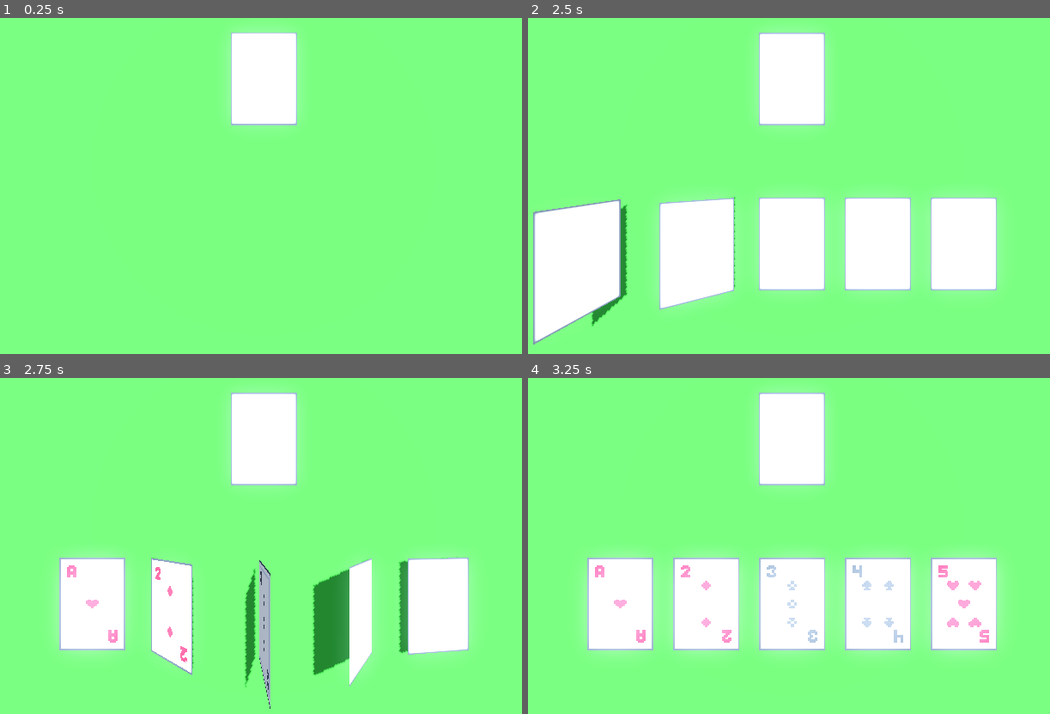
Above: before the commit, frames 1-4 (two rows, left to right).
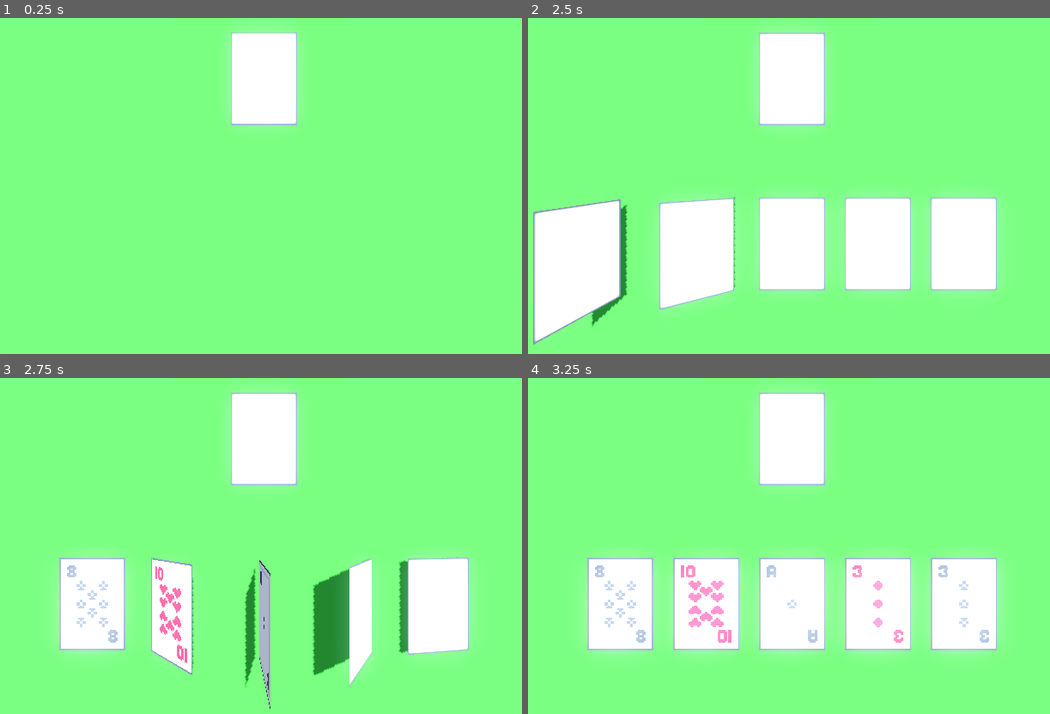
Above: after the commit, the same moments.

Repository: kjerosky/jacks-or-better
Game: Godot game, scene res://game.tscn
Two runs of this game, one before a commit and one after it. Both use one fixed random seed, a clock stepped at 60 frames per second and the inputs below.
Inputs (mouse positions are in pixels of both pictures, inside the frame that each line leads up to):
- Up to frame 1 (0.25 s): no input
- Up to frame 2 (2.5 s): tap Enter at 0.5 s; move the mouse to (940, 145) at 0.52 s; tap Space (TEMP_action) at 0.6, 1.35, 2.1 s; click (940, 145) at 0.67 s; move the mouse to (653, 182) at 1.27 s; click (653, 182) at 1.42 s; move the mouse to (862, 78) at 2.02 s; click (862, 78) at 2.17 s
- Up to frame 3 (2.75 s): no input
- Up to frame 4 (3.25 s): move the mouse to (757, 603) at 2.77 s; tap Space (TEMP_action) at 2.85 s; click (757, 603) at 2.92 s

Frames 1-2 are identical in both runs. In frame 3, 0.8% of the frame differs, in the area x 12-52%, y 55-91%; in frame 4, 1.8%, in the area x 12-89%, y 55-79%.

Commit message:
Implement deck of cards

Diff:
--- a/card.gd
+++ b/card.gd
@@ -21,17 +21,23 @@
 
 var face_material : StandardMaterial3D
 
+var attributes : Dictionary
 var index : int
 
 
-func setup(rank: int, suit: int, card_index: int):
+func setup(card_index: int):
+	index = card_index
+	flip_pivot.rotation_degrees.z = -180.0
+
+
+func set_attributes(card_attributes: Dictionary):
+	attributes = card_attributes
+	var rank = attributes["rank"]
+	var suit = attributes["suit"]
+
 	face_material = face_mesh.get_active_material(0)
 	face_material.uv1_offset.x = 1.0 / 14 * rank
 	face_material.uv1_offset.y = 1.0 / 4 * suit
-
-	flip_pivot.rotation_degrees.z = -180.0
-
-	index = card_index
 
 
 func flip(start_delay_seconds: float, callback: Callable):
--- a/dealer.gd
+++ b/dealer.gd
@@ -3,6 +3,7 @@
 
 @export var card_scene : PackedScene
 @export var game_manager : GameManager
+@export var deck : Deck
 
 var cards : Array[Card] = []
 
@@ -10,10 +11,10 @@
 
 
 func _ready():
+	deck.initialize()
 	for i in 5:
 		var new_card : Card = card_scene.instantiate()
-		#TODO SETUP CORRECTLY!
-		new_card.setup(i % 13, i % 4, i)
+		new_card.setup(i)
 		new_card.global_position = global_position
 		cards.push_back(new_card)
 
@@ -34,6 +35,9 @@
 		var card = cards[i]
 		if card_index == card_indices.size() - 1:
 			card_callback = last_card_callback
+
+		var card_attributes := deck.draw_card()
+		card.set_attributes(card_attributes)
 
 		card.global_position.y = global_position.y
 		card.toss_to(Vector3(i * 3.25 - 6.5, 0, 3), card_index * 0.3, card_callback)
@@ -62,6 +66,7 @@
 		var destination := Vector3(global_position.x, card.global_position.y, global_position.z)
 		card.flip(0.1 * card_index, func():
 			card.slide_to(destination, func():
+				deck.return_card(card.attributes)
 				card.straighten(card_callback)
 			)
 		)
--- /dev/null
+++ b/deck.gd
@@ -0,0 +1,27 @@
+class_name Deck
+extends Node
+
+var cards : Array[Dictionary] = []
+
+
+func initialize():
+	for suit in 4:
+		for rank in 13:
+			cards.push_back({
+				"suit": suit,
+				"rank": rank,
+			})
+
+	shuffle()
+
+
+func shuffle():
+	cards.shuffle()
+
+
+func draw_card() -> Dictionary:
+	return cards.pop_front()
+
+
+func return_card(card: Dictionary):
+	cards.push_back(card)
--- a/game.tscn
+++ b/game.tscn
@@ -1,9 +1,10 @@
-[gd_scene load_steps=12 format=3 uid="uid://u44he82bojkb"]
+[gd_scene load_steps=13 format=3 uid="uid://u44he82bojkb"]
 
 [ext_resource type="PackedScene" uid="uid://2hvjs54mv15j" path="res://card.tscn" id="1_7acmb"]
 [ext_resource type="Script" path="res://dealer.gd" id="1_wbkd3"]
 [ext_resource type="Script" path="res://game-manager.gd" id="3_1okil"]
 [ext_resource type="Texture2D" uid="uid://bvbdfnwi7viy7" path="res://cards.png" id="4_lax44"]
+[ext_resource type="Script" path="res://deck.gd" id="5_4yby0"]
 
 [sub_resource type="ProceduralSkyMaterial" id="ProceduralSkyMaterial_qu0ad"]
 sky_horizon_color = Color(0.64625, 0.65575, 0.67075, 1)
@@ -55,13 +56,17 @@
 script = ExtResource("3_1okil")
 dealer = NodePath("../Dealer")
 
-[node name="Dealer" type="Node3D" parent="." node_paths=PackedStringArray("game_manager")]
+[node name="Dealer" type="Node3D" parent="." node_paths=PackedStringArray("game_manager", "deck")]
 transform = Transform3D(1, 0, 0, 0, 1, 0, 0, 0, 1, 2.08165e-12, 2.08165e-12, -3.25)
 script = ExtResource("1_wbkd3")
 card_scene = ExtResource("1_7acmb")
 game_manager = NodePath("../GameManager")
+deck = NodePath("Deck")
 
-[node name="DeckCard" type="MeshInstance3D" parent="Dealer"]
+[node name="DeckVisual" type="MeshInstance3D" parent="Dealer"]
 transform = Transform3D(1, -3.48787e-16, 3.48787e-16, 3.48787e-16, 1, -3.48787e-16, -3.48787e-16, 3.48787e-16, 1, 2.08165e-12, -0.05, 2.08165e-12)
 mesh = SubResource("PlaneMesh_jivdo")
 skeleton = NodePath("../..")
+
+[node name="Deck" type="Node" parent="Dealer"]
+script = ExtResource("5_4yby0")
